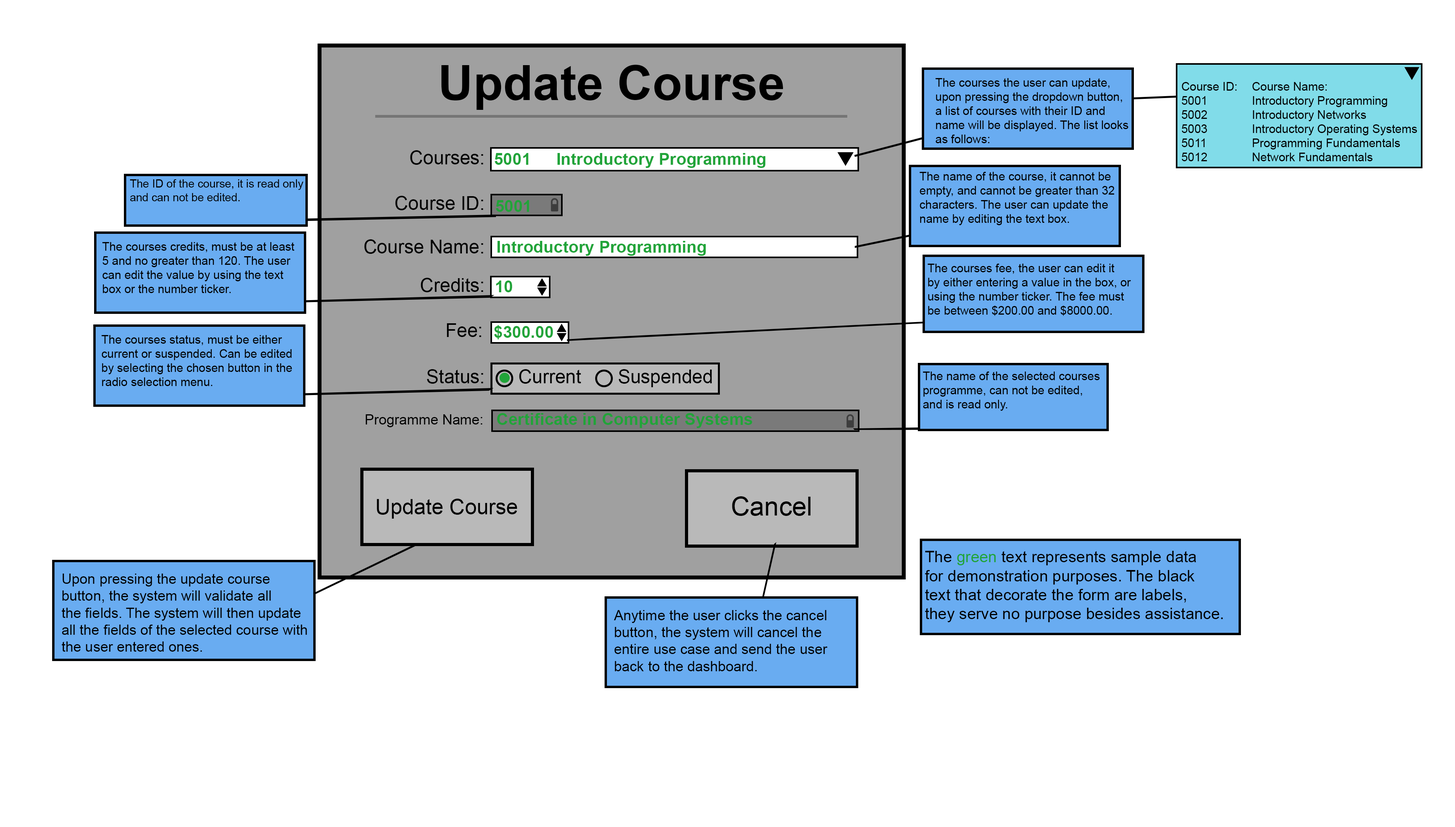
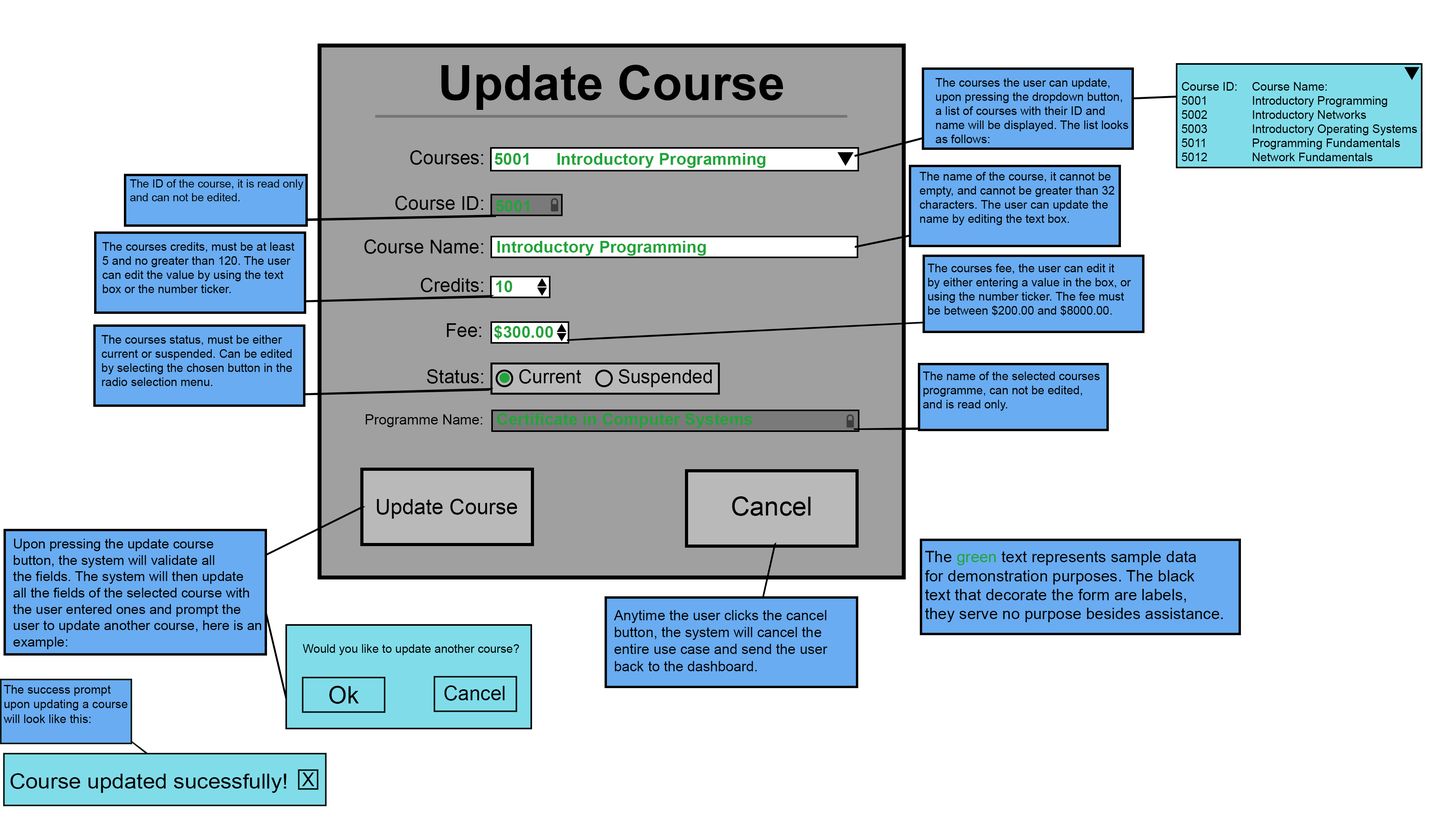
The second 1455 x 827 image is a revision of the first. Changes to its layers:
added group "success" with 8 layers above "annotations" over 0, 678, 327, 806
added group "sucess" with 4 layers in group "success" over 3, 752, 327, 806
added layer "btn" (1st of 3, in "success" › "sucess") in group "sucess" over 298, 769, 319, 790
added layer "Course updated sucessfully!" in group "sucess" over 10, 773, 287, 793
added layer "box" (1st of 21, in "success" › "sucess") in group "sucess" over 3, 752, 327, 806
added layer "The success prompt upon updating a course will look like this:" in group "success" over 3, 684, 128, 723
added layer "box" (2nd of 21, in "success") in group "success" over 0, 678, 133, 745
added layer "Line 1" in group "success" over 120, 733, 182, 781
painted on "txt" (11th of 12, in "annotations" › "update course button") over 12, 538, 308, 652
added group "continue" with 9 layers in group "update course button" over 264, 611, 533, 730
added layer "txt" (12th of 12, in "annotations" › "update course button" › "continue") in group "continue" over 302, 644, 520, 655
added group "cancel" with 2 layers in group "continue" over 433, 675, 518, 712
added layer "no" in group "cancel" over 433, 675, 518, 712
added layer "Cancel" in group "cancel" over 444, 685, 505, 701
added group "ok" with 2 layers in group "continue" over 302, 676, 386, 713
added layer "Ok" in group "ok" over 329, 685, 360, 704
added layer "yes" in group "ok" over 302, 676, 386, 713
added layer "box" (13th of 21, in "annotations" › "update course button" › "continue") in group "continue" over 285, 624, 533, 730
added layer "line" (10th of 12, in "annotations" › "update course button" › "continue") in group "continue" over 264, 611, 289, 705
painted on "box" (14th of 21, in "annotations" › "update course button") over 3, 528, 316, 661
painted on "line" (11th of 12, in "annotations" › "update course button") over 139, 505, 421, 654
…and 2 more changes (1 added, 1 painted)
